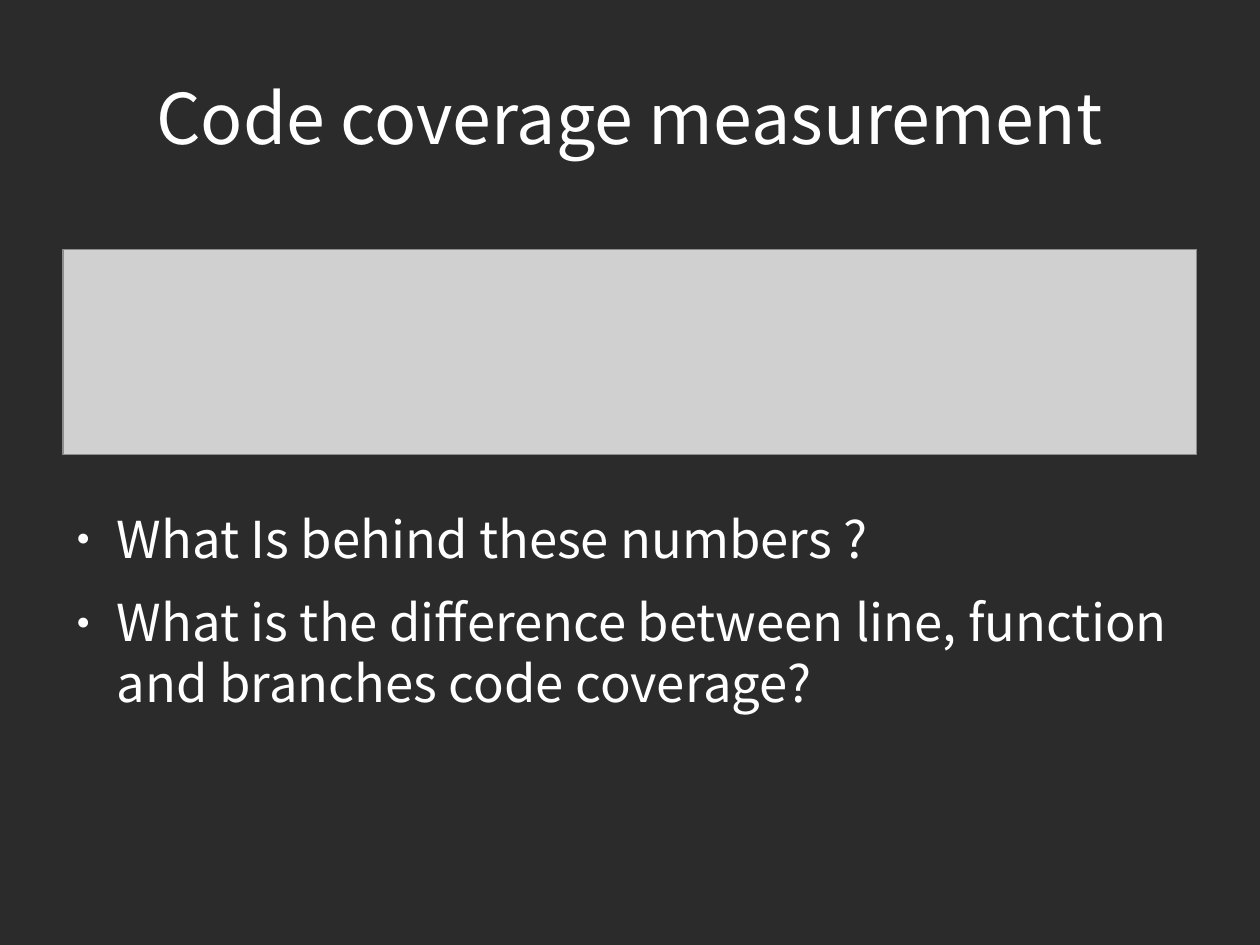
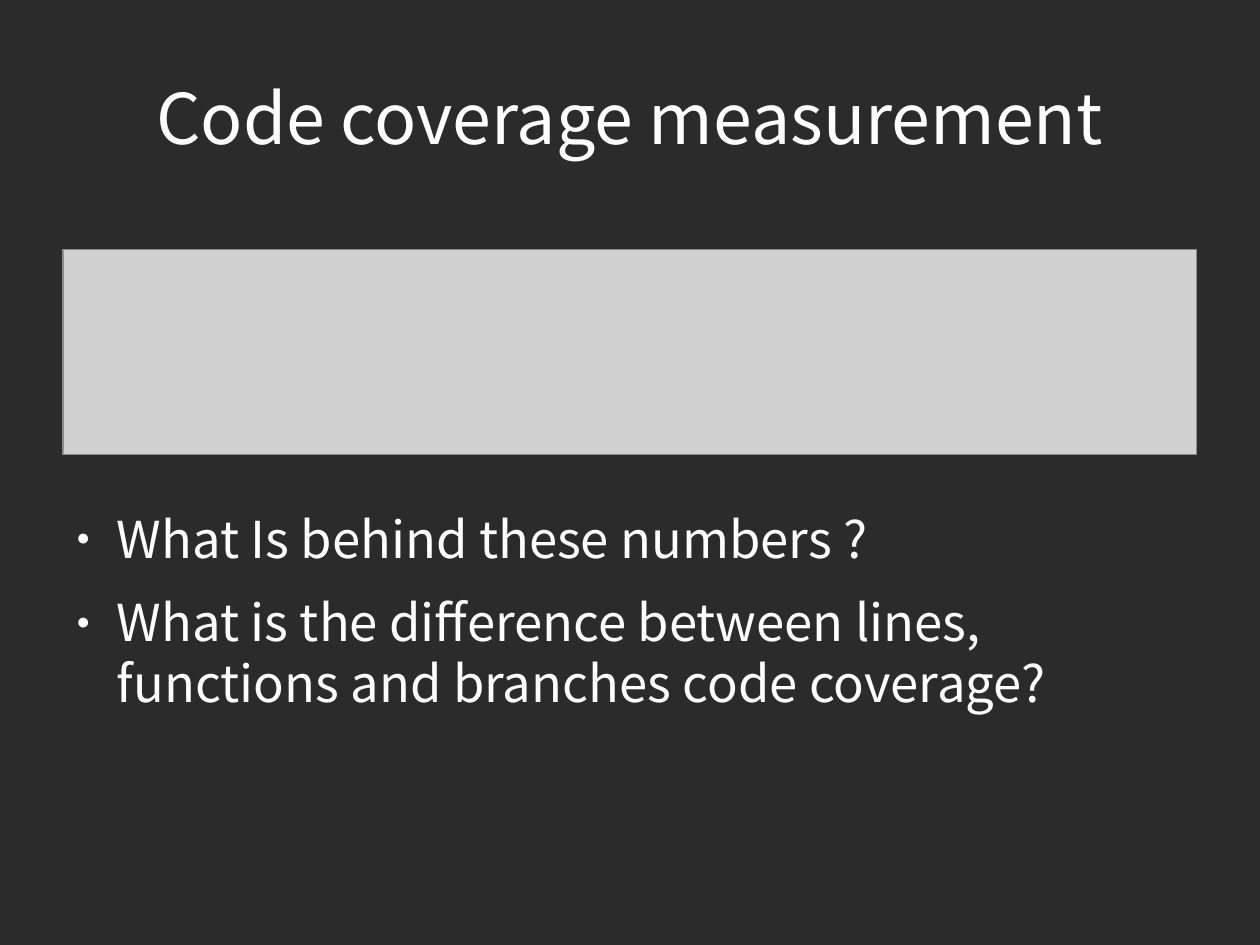
Before and after one commit to piotrek24061988/AutomaticTesting, a slide deck: slide 9 of module1/doc/AutomatedTesting.odp. Drawn at 1260x945 pixels with LibreOffice and Linux fonts; fonts in the diff are those of the drawing; grey boxes stand for pictures; background and template pictures are left out; a plain dark background stands for a picture behind light text. Boxes give left, top, right and bottom in pixels: in the first picture for what was removed or moved away, otherwise in the second. Text is boxed around its words. In the diff, an @@ line names an element or a change of style, - is before the commit and + after.

```diff
--- a/module1/doc/AutomatedTesting.odp
+++ b/module1/doc/AutomatedTesting.odp
@@ text at bbox=[117, 600, 1045, 715]: text changed @@
-● What is the difference between line, function and branches code coverage?
+● What is the difference between lines, functions and branches code coverage?
```
Also in this commit, not shown: 6 other slides changed, 6 slides added.
